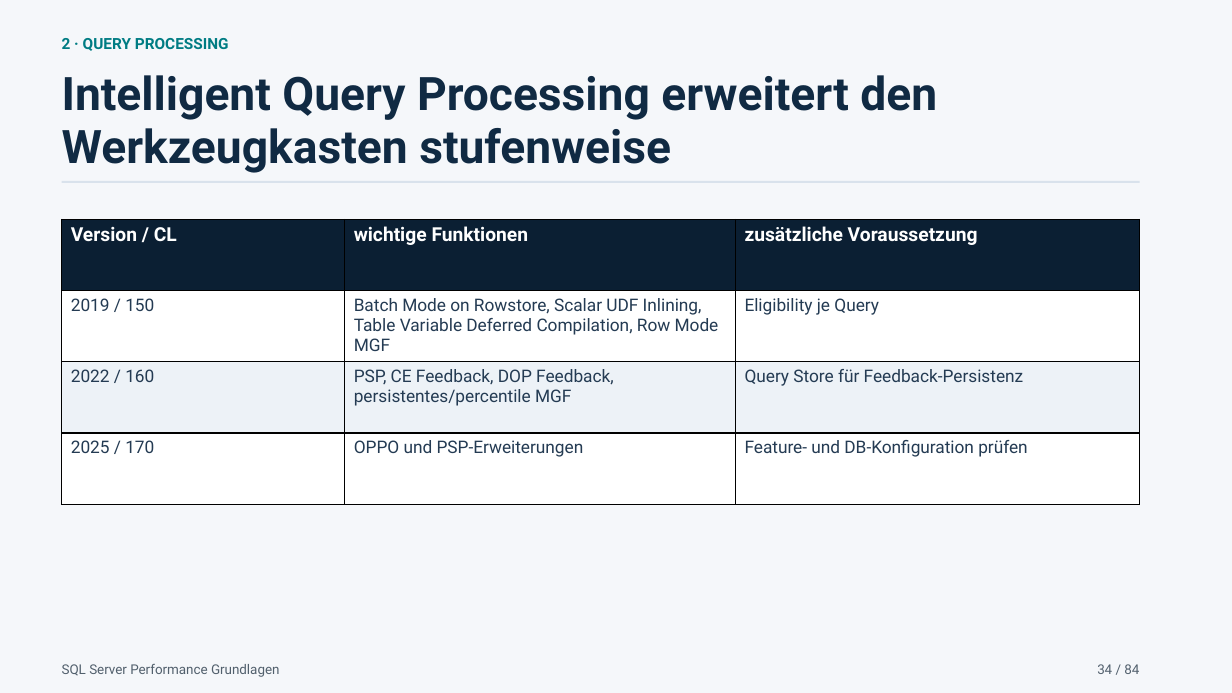
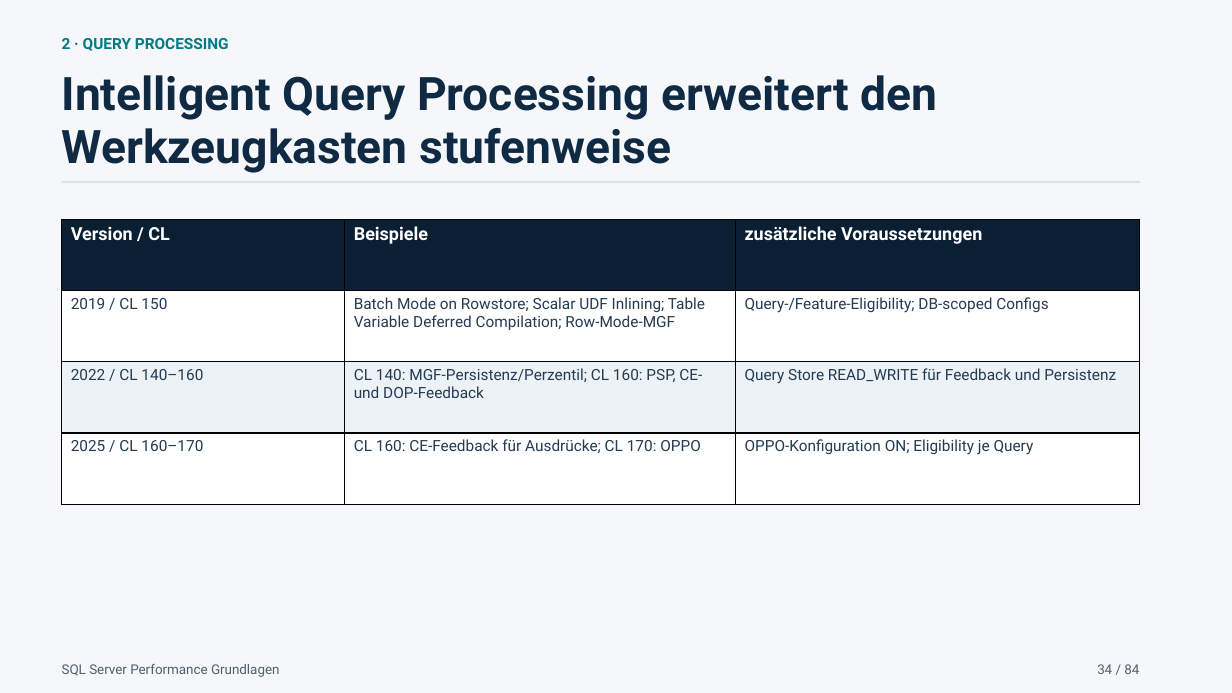
Before and after one commit to gecompat/SQL_PerformanceSchulung, a slide deck: slide 34 of Presentations/Performance_Schulung_Chat_2026-07-23_2146_SQL_Server_Performance_Grundlagen.pptx. Drawn at 1232x693 pixels with LibreOffice and Linux fonts; fonts in the diff are those of the drawing. Boxes give left, top, right and bottom in pixels: in the first picture for what was removed or moved away, otherwise in the second. Text is boxed around its words. In the diff, an @@ line names an element or a change of style, - is before the commit and + after.

```diff
--- a/Presentations/Performance_Schulung_Chat_2026-07-23_2146_SQL_Server_Performance_Grundlagen.pptx
+++ b/Presentations/Performance_Schulung_Chat_2026-07-23_2146_SQL_Server_Performance_Grundlagen.pptx
@@ table at [62, 220, 1141, 505] @@
-row 1, column 2: wichtige Funktionen
+row 1, column 2: Beispiele
-row 1, column 3: zusätzliche Voraussetzung
+row 1, column 3: zusätzliche Voraussetzungen
-row 2: 2019 / 150 | Batch Mode on Rowstore, Scalar UDF Inlining, Table Variable Deferred Compilation, Row Mode MGF | Eligibility je Query
+row 2: 2019 / CL 150 | Batch Mode on Rowstore; Scalar UDF Inlining; Table Variable Deferred Compilation; Row-Mode-MGF | Query-/Feature-Eligibility; DB-scoped Configs
-row 3: 2022 / 160 | PSP, CE Feedback, DOP Feedback, persistentes/percentile MGF | Query Store für Feedback-Persistenz
+row 3: 2022 / CL 140–160 | CL 140: MGF-Persistenz/Perzentil; CL 160: PSP, CE- und DOP-Feedback | Query Store READ_WRITE für Feedback und Persistenz
-row 4: 2025 / 170 | OPPO und PSP-Erweiterungen | Feature- und DB-Konfiguration prüfen
+row 4: 2025 / CL 160–170 | CL 160: CE-Feedback für Ausdrücke; CL 170: OPPO | OPPO-Konfiguration ON; Eligibility je Query
@@ size 15 to 14 pt in "Version / CL" @@
```
Also in this commit, not shown: 3 other slides changed, 8 other files.
